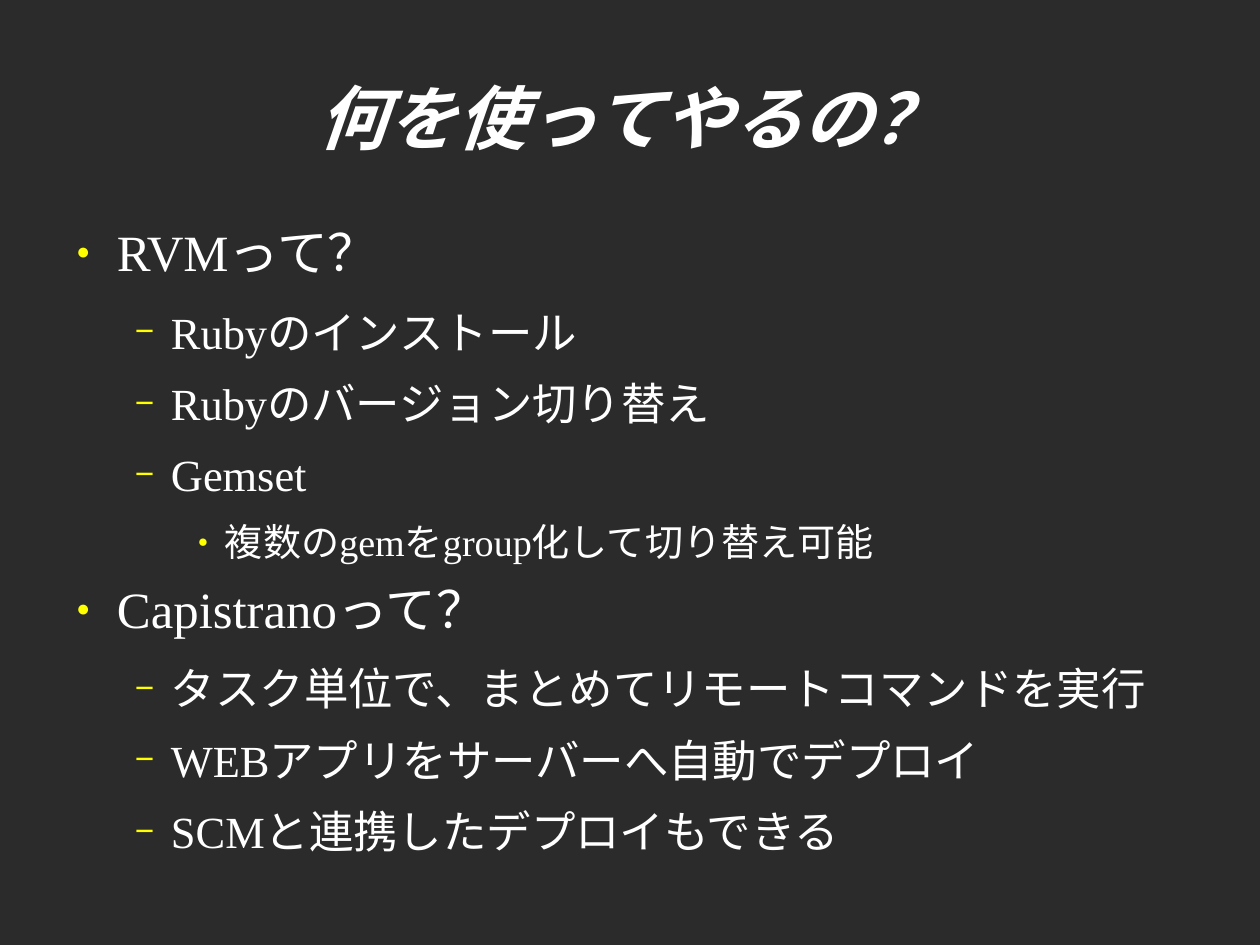
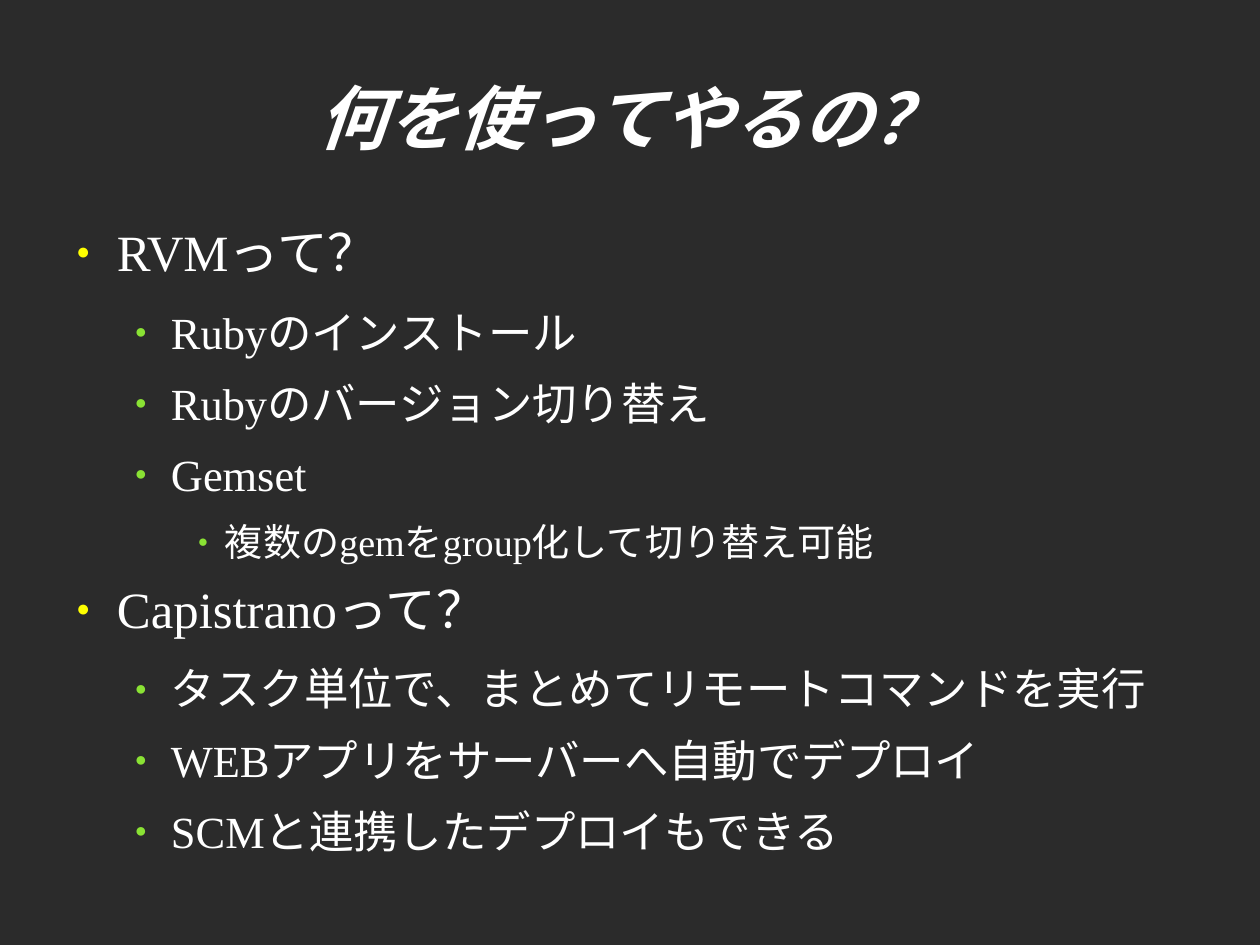
Before and after one commit to sendagayarb/mokmok_2012-05-28, a slide deck: slide 19 of fukajun/capistrano.odp. Drawn at 1260x945 pixels with LibreOffice and Linux fonts; fonts in the diff are those of the drawing; background and template pictures are left out; a plain dark background stands for a picture behind light text. Boxes give left, top, right and bottom in pixels: in the first picture for what was removed or moved away, otherwise in the second. Text is boxed around its words. In the diff, an @@ line names an element or a change of style, - is before the commit and + after.

```diff
--- a/fukajun/capistrano.odp
+++ b/fukajun/capistrano.odp
@@ text at [171,314,1146,852]: bullet − to ●; bullet colour #FFFF00 to #8AE234 @@
```
Also in this commit, not shown: 15 other slides changed, 1 slide added, 1 slide removed.
